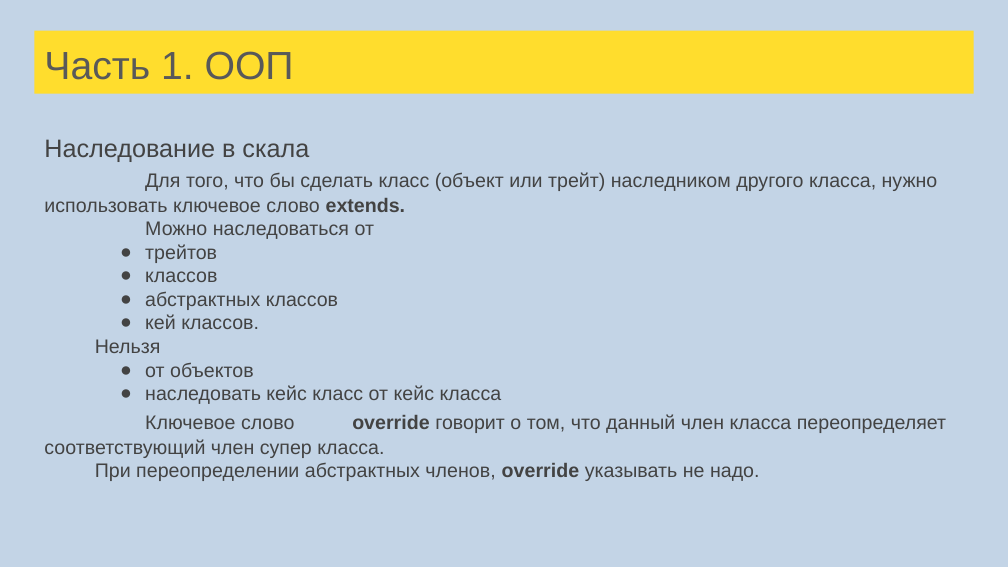
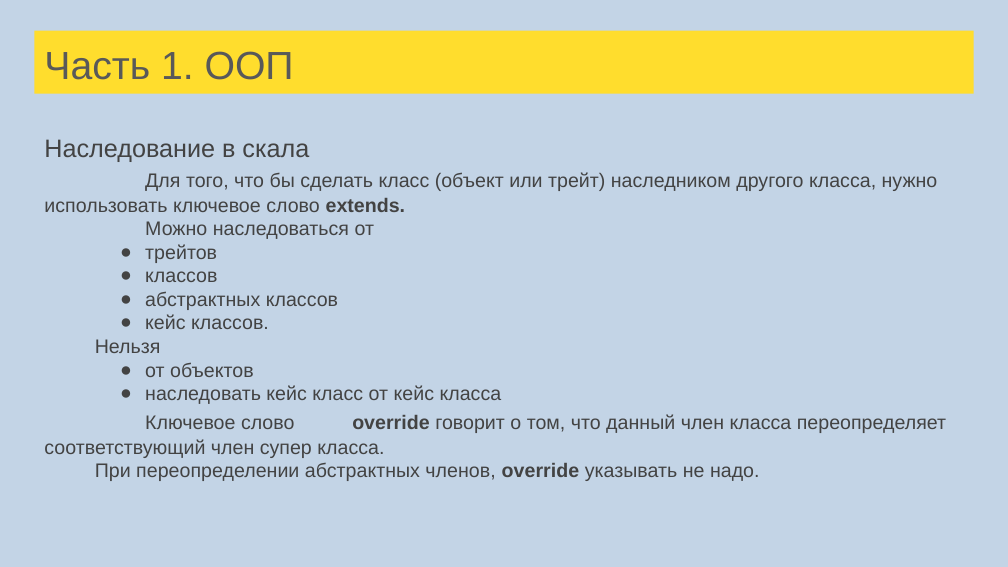
Before and after one commit to tralfamadore/ScalaLectures, a slide deck: slide 101 of src/main/resources/Лекции Scala для FinTech.pptx. Drawn at 1008x567 pixels with LibreOffice and Linux fonts; fonts in the diff are those of the drawing. Boxes give left, top, right and bottom in pixels: in the first picture for what was removed or moved away, otherwise in the second. Text is boxed around its words. In the diff, an @@ line names an element or a change of style, - is before the commit and + after.

```diff
--- a/src/main/resources/Лекции Scala для FinTech.pptx
+++ b/src/main/resources/Лекции Scala для FinTech.pptx
@@ text at (x1=145, y1=314, x2=269, y2=329): text changed @@
-● кей классов.
+● кейс классов.
```
Also in this commit, not shown: 16 other slides changed, 23 slides added, 1 slide removed, 4 other files.
